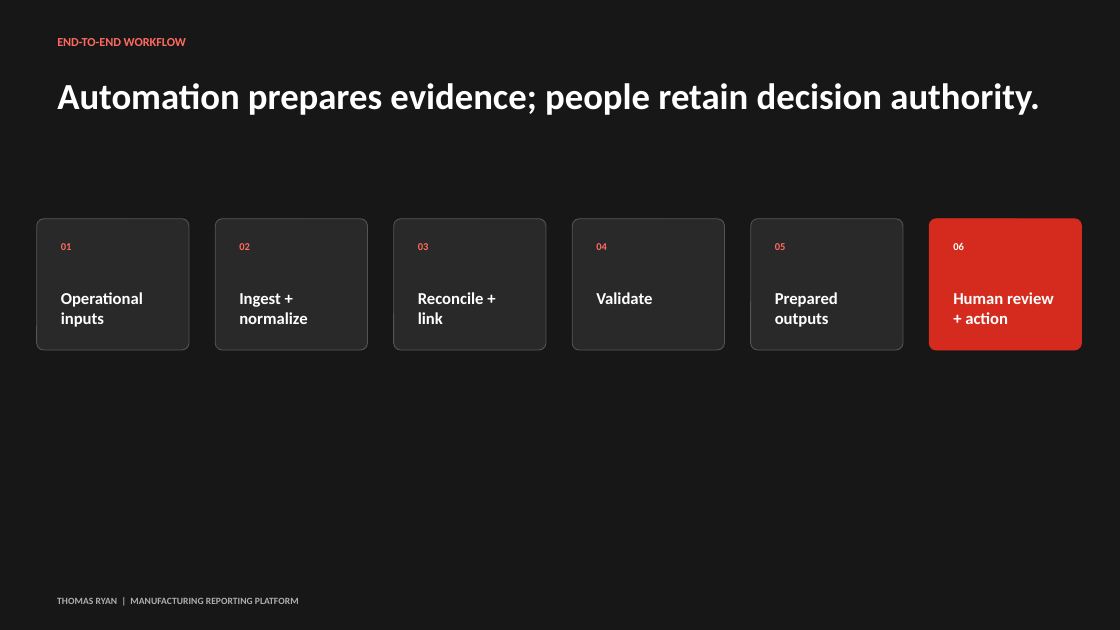
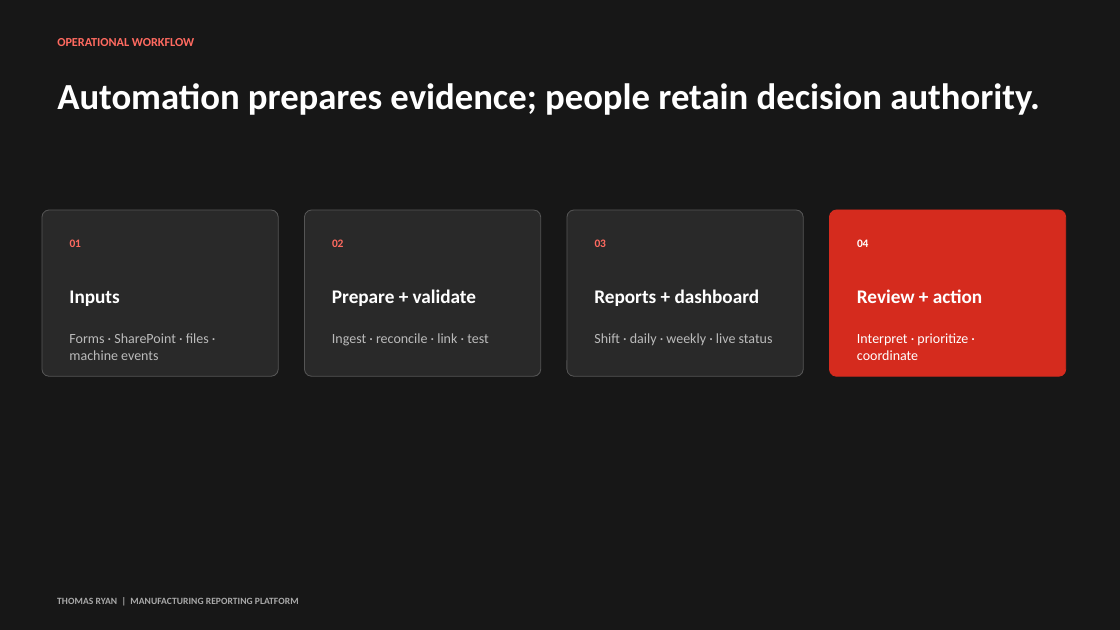
Before and after one commit to tonnyryam/pepperball-reporting-platform-case-study, a slide deck: slide 3 of public/Thomas-Ryan-PepperBall-Platform-Case-Study.pptx (slide 5 before the commit). Drawn at 1120x630 pixels with LibreOffice and Linux fonts; fonts in the diff are those of the drawing. Boxes give left, top, right and bottom in pixels: in the first picture for what was removed or moved away, otherwise in the second. Text is boxed around its words. In the diff, an @@ line names an element or a change of style, - is before the commit and + after.

```diff
--- a/public/Thomas-Ryan-PepperBall-Platform-Case-Study.pptx
+++ b/public/Thomas-Ryan-PepperBall-Platform-Case-Study.pptx
@@ text at [57,38,194,46]: text changed @@
-END-TO-END WORKFLOW
+OPERATIONAL WORKFLOW
@@ rounded rectangle: place and size @@
-rounded rectangle at [37,218,189,350]
+rounded rectangle at [42,210,278,376]
@@ text "01": place and size @@
-text "01" at [61,243,72,250]
+text "01" at [70,239,82,247]
@@ rounded rectangle removed at [215,218,367,350] @@
@@ rounded rectangle: place and size @@
-rounded rectangle at [394,218,546,350]
+rounded rectangle at [304,210,540,376]
@@ text "02": place and size @@
-text "02" at [239,243,250,250]
+text "02" at [332,239,344,247]
@@ rounded rectangle: place and size @@
-rounded rectangle at [572,218,724,350]
+rounded rectangle at [567,210,803,376]
@@ size 9 to 9.8 pt in 3 elements at [70,239,82,247], [332,239,344,247], [595,239,607,247] @@
@@ text "03": place and size @@
-text "03" at [418,243,429,250]
+text "03" at [595,239,607,247]
@@ rounded rectangle removed at [751,218,903,350] @@
@@ proportions changed in 4 elements at [567,210,803,376], [42,210,278,376], [304,210,540,376], [830,210,1066,376] @@
@@ rounded rectangle: place and size @@
-rounded rectangle at [929,218,1081,350]
+rounded rectangle at [830,210,1066,376]
@@ text "04": place and size @@
-text "04" at [596,243,607,250]
+text "04" at [857,239,869,247]
@@ text "04" at [857,239,869,247]: size 9 to 9.8 pt, text colour #FF6A60 to #FFFFFF @@
@@ text removed at [775,243,786,250] @@
-05
@@ text removed at [953,243,964,250] @@
-06
@@ text at [69,290,119,306]: text changed; size 14.2 to 16.5 pt @@
-Operational inputs
+Inputs
@@ text removed at [239,293,307,324] @@
-Ingest + normalize
@@ text at [332,289,476,306]: text changed; size 14.2 to 16.5 pt @@
-Validate
+Prepare + validate
@@ text added at [594,289,760,306], 16.5 pt, text #FFFFFF, bold @@
+Reports + dashboard
@@ text removed at [775,292,838,327] @@
-Prepared outputs
@@ text at [857,289,982,303]: text changed; size 14.2 to 16.5 pt @@
-Human review + action
+Review + action
@@ text added at [69,333,209,360], 12 pt, text #BBBBBB @@
+Forms · SharePoint · files · machine events
@@ text at [332,333,488,346]: text changed; size 14.2 to 12 pt; text colour #FFFFFF to #BBBBBB; bold off @@
-Reconcile + link
+Ingest · reconcile · link · test
@@ text added at [594,333,773,345], 12 pt, text #BBBBBB @@
+Shift · daily · weekly · live status
@@ text added at [857,333,968,360], 12 pt, text #FFFFFF @@
+Interpret · prioritize · coordinate
```
Also in this commit, not shown: 1 other slide changed, 4 slides added, 6 slides removed, 10 other files.
